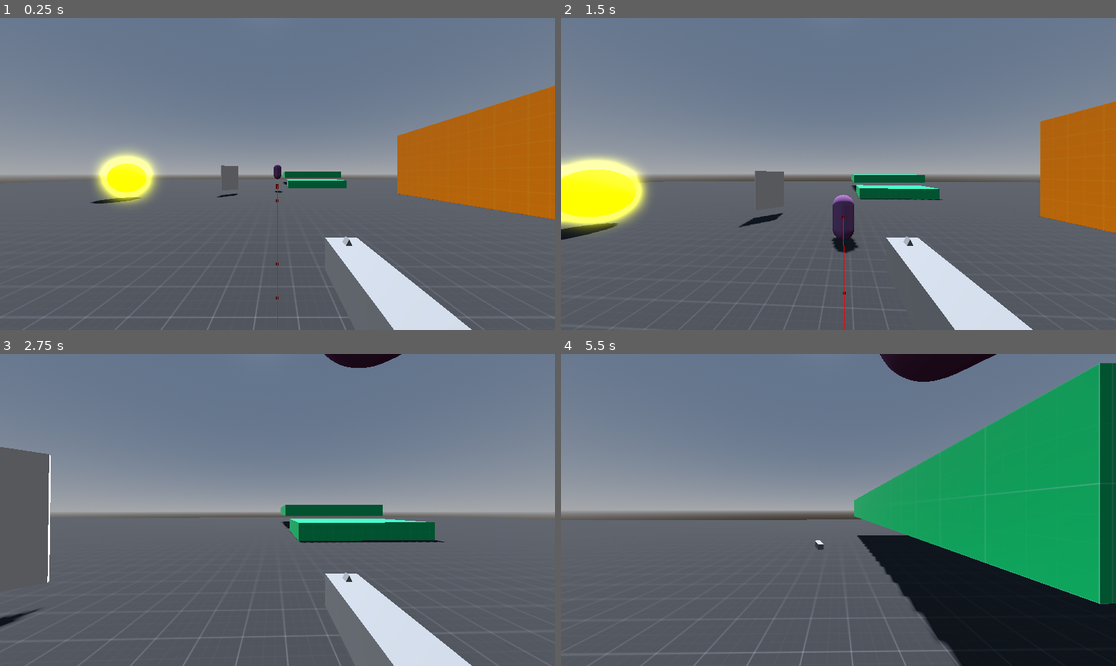
Above: before the commit, frames 1-4 (two rows, left to right).
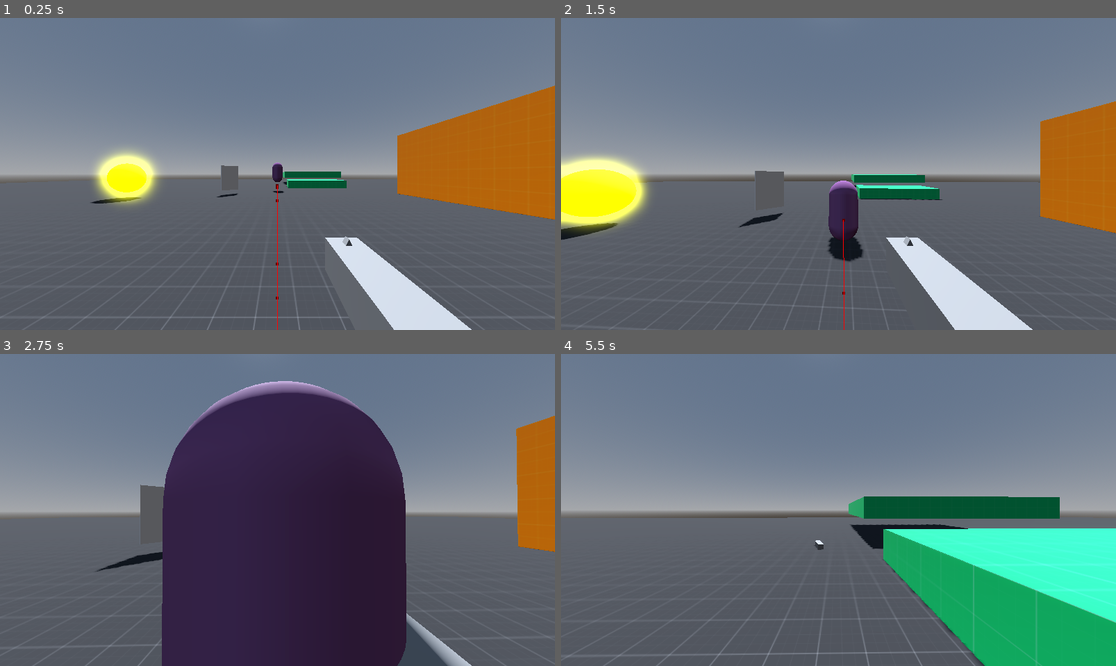
Above: after the commit, the same moments.

Repository: sam0622/fps
Game: Godot game, scene res://src/scenes/levels/testing_ground.tscn
Two runs of this game, one before a commit and one after it. Both use one fixed random seed, a clock stepped at 60 frames per second and the inputs below.
Inputs (mouse positions are in pixels of both pictures, inside the frame that each line leads up to):
- Up to frame 1 (0.25 s): no input
- Up to frame 2 (1.5 s): move the mouse to (866, 174) at 0.52 s; press the mouse at (866, 174) at 0.53 s; hold W (moveUp) from 0.53 s (still down); tap Space (Jump) at 0.77 s; move the mouse to (810, 174) at 1.27 s; release the mouse at (810, 174) at 1.28 s; click (810, 174) at 1.35 s
- Up to frame 3 (2.75 s): keep holding W (moveUp); tap Space (Jump) at 1.52 s; move the mouse to (288, 503) at 2.02 s; press the mouse at (288, 503) at 2.03 s
- Up to frame 4 (5.5 s): keep holding W (moveUp); move the mouse to (832, 516) at 2.77 s; release the mouse at (832, 516) at 2.78 s; click (832, 516) at 2.85 s; tap Space (Jump) at 3.02, 3.77, 4.52 s; move the mouse to (877, 513) at 3.52 s; press the mouse at (877, 513) at 3.53 s; move the mouse to (794, 506) at 4.27 s; release the mouse at (794, 506) at 4.28 s; click (794, 506) at 4.35 s; move the mouse to (844, 510) at 5.02 s; press the mouse at (844, 510) at 5.03 s

The runs differ from the first frame. In frame 1, less than 0.1% of the frame differs, in the area x 49-52%, y 46-57%; in frame 2, 0.7%; in frame 3, 44%, in the area x 0-100%, y 0-100%; in frame 4, 34%.

Commit message:
fixed enemies getting pushed by player
honestly i dont even know what i did to fix this, it just kinda fixed
itself

Diff:
--- a/src/scenes/chaser.tscn
+++ b/src/scenes/chaser.tscn
@@ -9,35 +9,6 @@
 material = SubResource("StandardMaterial3D_eo4bo")
 
 [sub_resource type="CapsuleShape3D" id="CapsuleShape3D_qc0cy"]
-
-[sub_resource type="Animation" id="Animation_qc0cy"]
-resource_name = "die"
-length = 0.15
-step = 0.25
-tracks/0/type = "value"
-tracks/0/imported = false
-tracks/0/enabled = true
-tracks/0/path = NodePath("Body:rotation")
-tracks/0/interp = 1
-tracks/0/loop_wrap = true
-tracks/0/keys = {
-"times": PackedFloat32Array(0, 0.15),
-"transitions": PackedFloat32Array(1, 1),
-"update": 0,
-"values": [Vector3(0, 0, 0), Vector3(1.5708, 0, 0)]
-}
-tracks/1/type = "value"
-tracks/1/imported = false
-tracks/1/enabled = true
-tracks/1/path = NodePath("Body:position")
-tracks/1/interp = 1
-tracks/1/loop_wrap = true
-tracks/1/keys = {
-"times": PackedFloat32Array(0, 0.15),
-"transitions": PackedFloat32Array(1, 1),
-"update": 0,
-"values": [Vector3(0, 0, 0), Vector3(0, -0.5, 0)]
-}
 
 [sub_resource type="Animation" id="Animation_6lppl"]
 length = 0.001
@@ -143,6 +114,59 @@
 "values": [Vector3(0, 0, 0), Vector3(0.785398, 0, 0)]
 }
 
+[sub_resource type="Animation" id="Animation_qc0cy"]
+resource_name = "die"
+length = 0.15
+step = 0.25
+tracks/0/type = "value"
+tracks/0/imported = false
+tracks/0/enabled = true
+tracks/0/path = NodePath("Body:rotation")
+tracks/0/interp = 1
+tracks/0/loop_wrap = true
+tracks/0/keys = {
+"times": PackedFloat32Array(0, 0.15),
+"transitions": PackedFloat32Array(1, 1),
+"update": 0,
+"values": [Vector3(0, 0, 0), Vector3(1.5708, 0, 0)]
+}
+tracks/1/type = "value"
+tracks/1/imported = false
+tracks/1/enabled = true
+tracks/1/path = NodePath("Body:position")
+tracks/1/interp = 1
+tracks/1/loop_wrap = true
+tracks/1/keys = {
+"times": PackedFloat32Array(0, 0.15),
+"transitions": PackedFloat32Array(1, 1),
+"update": 0,
+"values": [Vector3(0, 0, 0), Vector3(0, -0.5, 0)]
+}
+tracks/2/type = "value"
+tracks/2/imported = false
+tracks/2/enabled = true
+tracks/2/path = NodePath("CollisionShape3D:rotation")
+tracks/2/interp = 1
+tracks/2/loop_wrap = true
+tracks/2/keys = {
+"times": PackedFloat32Array(0, 0.15),
+"transitions": PackedFloat32Array(1, 1),
+"update": 0,
+"values": [Vector3(0, 0, 0), Vector3(1.5708, 0, 0)]
+}
+tracks/3/type = "value"
+tracks/3/imported = false
+tracks/3/enabled = true
+tracks/3/path = NodePath("CollisionShape3D:position")
+tracks/3/interp = 1
+tracks/3/loop_wrap = true
+tracks/3/keys = {
+"times": PackedFloat32Array(0, 0.15),
+"transitions": PackedFloat32Array(1, 1),
+"update": 0,
+"values": [Vector3(0, 0, 0), Vector3(0, -0.5, 0)]
+}
+
 [sub_resource type="Animation" id="Animation_6ni2y"]
 resource_name = "jump"
 length = 0.25
@@ -181,7 +205,7 @@
 }
 
 [node name="Chaser" type="CharacterBody3D" groups=["enemy"]]
-collision_layer = 8
+collision_layer = 15
 collision_mask = 15
 script = ExtResource("1_qc0cy")
 health = 5
@@ -189,12 +213,10 @@
 metadata/_custom_type_script = "uid://82qqrw7q456g"
 
 [node name="Body" type="MeshInstance3D" parent="."]
-transform = Transform3D(0.75, 0, 0, 0, 0.75, 0, 0, 0, 0.75, 0, 0, 0)
 mesh = SubResource("CapsuleMesh_e1bd7")
 skeleton = NodePath("")
 
 [node name="CollisionShape3D" type="CollisionShape3D" parent="."]
-transform = Transform3D(0.75, 0, 0, 0, 0.75, 0, 0, 0, 0.75, 0, 0, 0)
 shape = SubResource("CapsuleShape3D_qc0cy")
 
 [node name="NavigationAgent3D" type="NavigationAgent3D" parent="."]
--- a/src/scripts/chaser.gd
+++ b/src/scripts/chaser.gd
@@ -1,14 +1,29 @@
 class_name Chaser
-extends Enemy
+extends CharacterBody3D
 
+enum States { IDLE, CHASING, ATTACKING, DEAD }
+
+@export var omnipotent := true
+@export var move_speed := 5.0
+@export var health := 2: set = set_health
+@export var damage := 25
+
+var state := States.IDLE
+var gravity := ProjectSettings.get("physics/3d/default_gravity") as float
+var update_frequency = randi_range(15, 22)
+
+@onready var agent := get_node("NavigationAgent3D")
+@onready var player := get_tree().get_first_node_in_group("player")
 
 func _ready() -> void:
-	super()
+	if omnipotent:
+		state = States.CHASING
 	$DespawnTimer.wait_time = GameManager.enemy_despawn_time
 
 
 func _physics_process(delta: float) -> void:
-	super._physics_process(delta)
+	if Engine.get_frames_drawn() % update_frequency == 0:
+		update_target_location(player.global_transform.origin)
 	velocity = Vector3.ZERO
 
 	# Chase player
@@ -18,13 +33,54 @@
 		look_at(player.position, Vector3.UP)
 		if agent.is_navigation_finished():
 			set_state(States.IDLE)
+	move_and_slide()
+
+
+func set_health(new_health: int):
+	health = new_health
+	print(health <= 0)
+	if health <= 0:
+		set_state(States.DEAD)
+
+
+func set_state(new_state: States) -> void:
+	state = new_state
+	match state:
+		States.IDLE:
+			pass
+		States.CHASING:
+			pass
+		States.ATTACKING:
+			attack()
+		States.DEAD:
+			die()
+
+
+func state_to_string() -> String:
+	match state:
+		States.IDLE:
+			return "IDLE"
+		States.CHASING:
+			return "CHASING"
+		States.ATTACKING:
+			return "ATTACKING"
+		States.DEAD:
+			return "DEAD"
+		_:
+			return ""
 
 
 func attack() -> void:
-	$AnimationPlayer.play("jump")
+	#$AnimationPlayer.play("jump")
 	await get_tree().create_timer(0.15)
-	$AnimationPlayer.play("attack")
+	#$AnimationPlayer.play("attack")
 	set_state(States.CHASING)
+
+
+func on_hit(damage: int):
+	if state != States.DEAD:
+		health -= damage
+		print(health)
 
 
 func die() -> void:
@@ -36,5 +92,9 @@
 	queue_free()
 
 
+func update_target_location(target_location: Vector3) -> void:
+	agent.set_target_position(target_location)
+
+
 func _on_navigation_agent_3d_target_reached() -> void:
 	set_state(States.ATTACKING)
--- a/src/scripts/enemy.gd
+++ /dev/null
@@ -1,83 +0,0 @@
-class_name Enemy
-extends CharacterBody3D
-
-enum States { IDLE, CHASING, ATTACKING, DEAD }
-
-@export var omnipotent := true
-@export var move_speed := 5.0
-@export var health := 2: set = set_health
-@export var damage := 25
-
-var state := States.IDLE
-var gravity := ProjectSettings.get("physics/3d/default_gravity") as float
-var update_frequency = randi_range(15, 22)
-
-@onready var agent := get_node("NavigationAgent3D")
-@onready var player := get_tree().get_first_node_in_group("player")
-
-
-func _ready() -> void:
-	if omnipotent:
-		state = States.CHASING
-
-
-func _physics_process(delta: float) -> void:
-	if GameManager.frame % update_frequency == 0:
-		update_target_location(player.global_transform.origin)
-	move_and_slide()
-
-
-func set_health(new_health: int):
-	health = new_health
-	print(health <= 0)
-	if health <= 0:
-		set_state(States.DEAD)
-
-
-func set_state(new_state: States) -> void:
-	state = new_state
-	match state:
-		States.IDLE:
-			pass
-		States.CHASING:
-			pass
-		States.ATTACKING:
-			attack()
-		States.DEAD:
-			die()
-
-
-func state_to_string() -> String:
-	match state:
-		States.IDLE:
-			return "IDLE"
-		States.CHASING:
-			return "CHASING"
-		States.ATTACKING:
-			return "ATTACKING"
-		States.DEAD:
-			return "DEAD"
-		_:
-			return ""
-
-
-func attack():
-	pass
-
-
-func on_hit(damage: int):
-	print("hit")
-	health -= damage
-	print(health)
-
-
-func die():
-	queue_free()
-
-
-func update_target_location(target_location: Vector3) -> void:
-	agent.set_target_position(target_location)
-
-
-func _on_navigation_agent_3d_target_reached() -> void:
-	pass
--- a/src/scripts/game_manager.gd
+++ b/src/scripts/game_manager.gd
@@ -7,14 +7,12 @@
 
 var time := Time.get_ticks_msec()
 var last_esc: int
-var frame := 0
 var enemy_despawn_time := 15.0
 
 @onready var main := get_node("/root/Main")
 
 func _process(delta: float) -> void:
 	time = Time.get_ticks_msec()
-	frame += 1
 
 
 func _unhandled_input(event: InputEvent) -> void:
--- a/src/scripts/player.gd
+++ b/src/scripts/player.gd
@@ -47,7 +47,7 @@
 
 
 func _input(event: InputEvent) -> void:
-	if event is InputEventMouseMotion:
+	if event is InputEventMouseMotion and Input.mouse_mode == Input.MOUSE_MODE_CAPTURED:
 		rotation.y -= event.relative.x / mouse_sensitivity
 		camera.rotation.x -= event.relative.y / mouse_sensitivity
 		camera.rotation.x = clamp(camera.rotation.x, deg_to_rad(-90), deg_to_rad(90) )
@@ -57,12 +57,14 @@
 	if event is InputEventMouseButton:
 		if event.button_index == MOUSE_BUTTON_LEFT and Input.mouse_mode == Input.MOUSE_MODE_VISIBLE:
 			Input.mouse_mode = Input.MOUSE_MODE_CAPTURED
-		if event.is_action_pressed("left_click"):
-			if current_gun:
-				if current_gun.state == Gun.GunState.EMPTY:
-					current_gun.throw()
-				else:
-					current_gun.shoot()
+			return
+		if Input.mouse_mode == Input.MOUSE_MODE_CAPTURED:
+			if event.is_action_pressed("left_click"):
+				if current_gun:
+					if current_gun.state == Gun.GunState.EMPTY:
+						current_gun.throw()
+					else:
+						current_gun.shoot()
 
 
 func equip_gun(gun: Gun.GunType) -> void:
Not shown, removed: src/scripts/enemy.gd.uid
